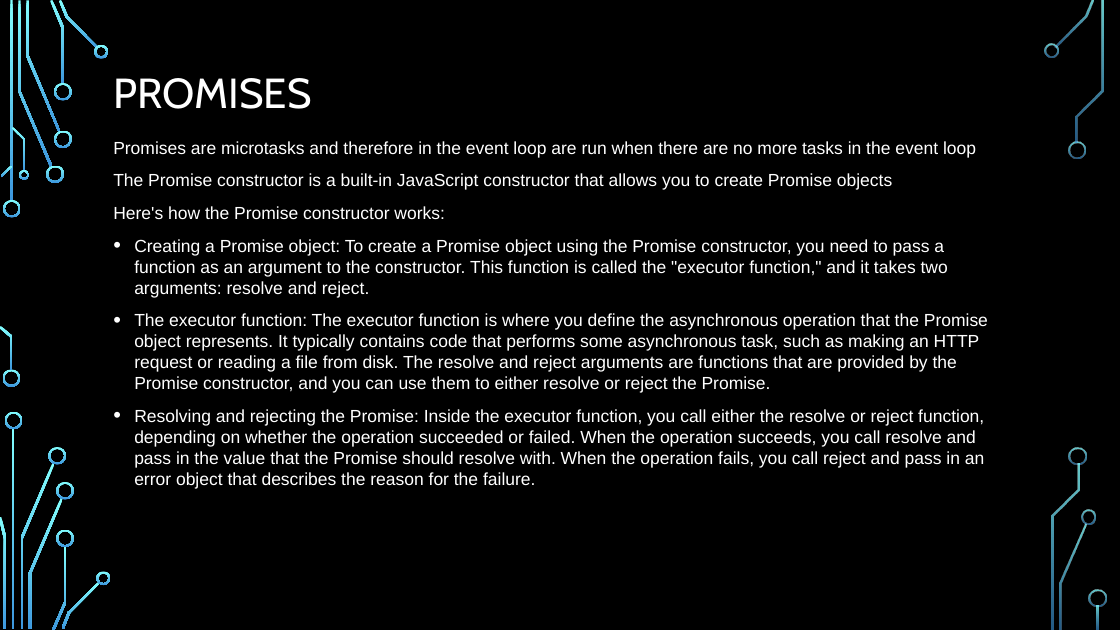
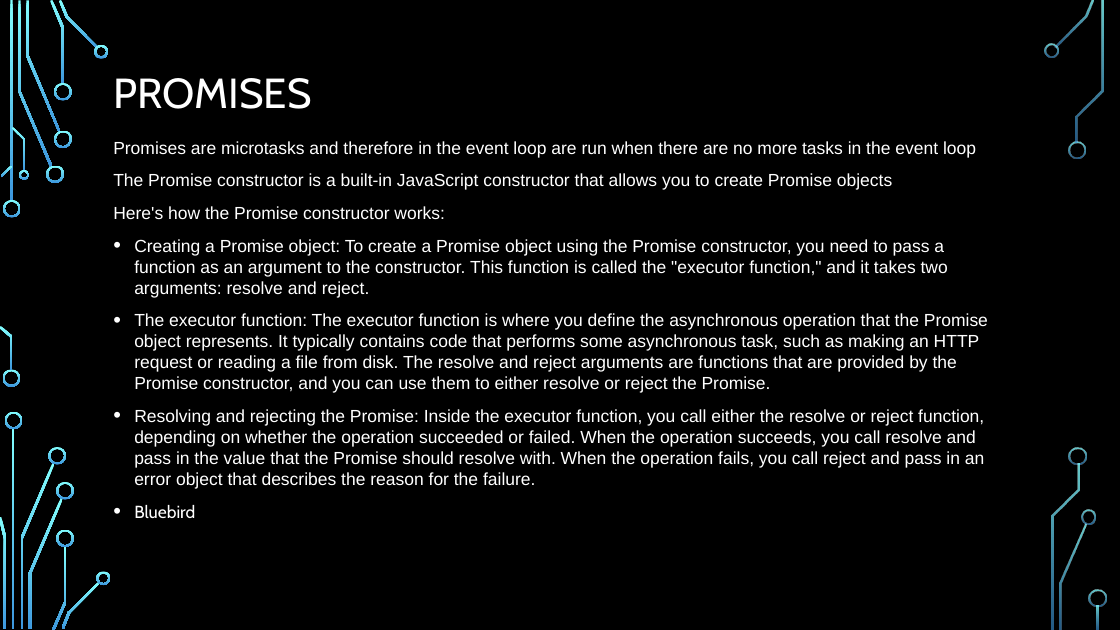
Before and after one commit to njeririziki/jS-, a slide deck: slide 8 of ASYNC^J CALLBACKS ^0 PROMISES.pptx. Drawn at 1120x630 pixels with LibreOffice and Linux fonts; fonts in the diff are those of the drawing; background and template pictures are left out. Boxes give left, top, right and bottom in pixels: in the first picture for what was removed or moved away, otherwise in the second. Text is boxed around its words. In the diff, an @@ line names an element or a change of style, - is before the commit and + after.

```diff
--- a/ASYNC^J CALLBACKS ^0 PROMISES.pptx
+++ b/ASYNC^J CALLBACKS ^0 PROMISES.pptx
@@ text at [134, 505, 195, 518]: paragraph added @@
+• Bluebird
```
Also in this commit, not shown: 4 other files.
